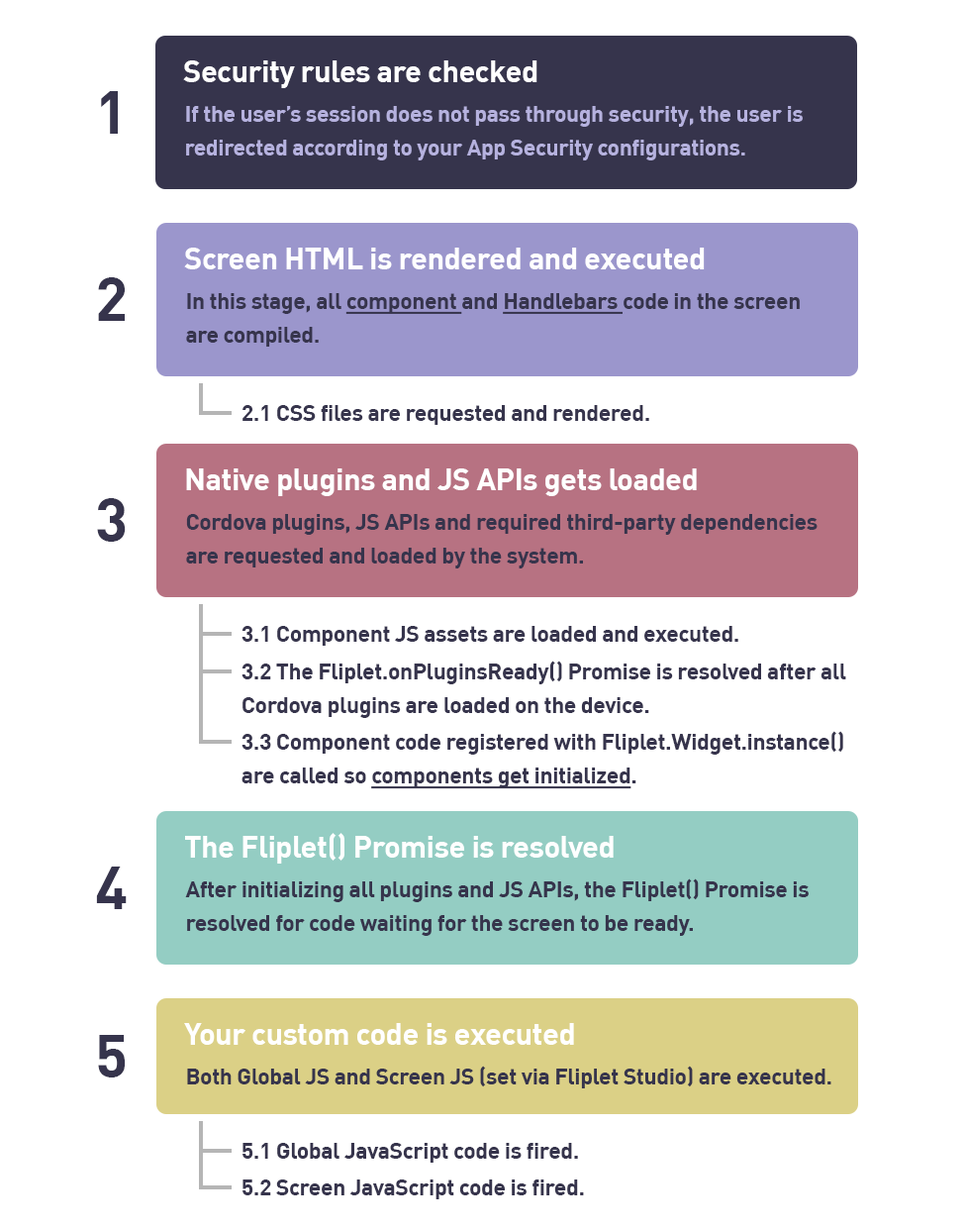
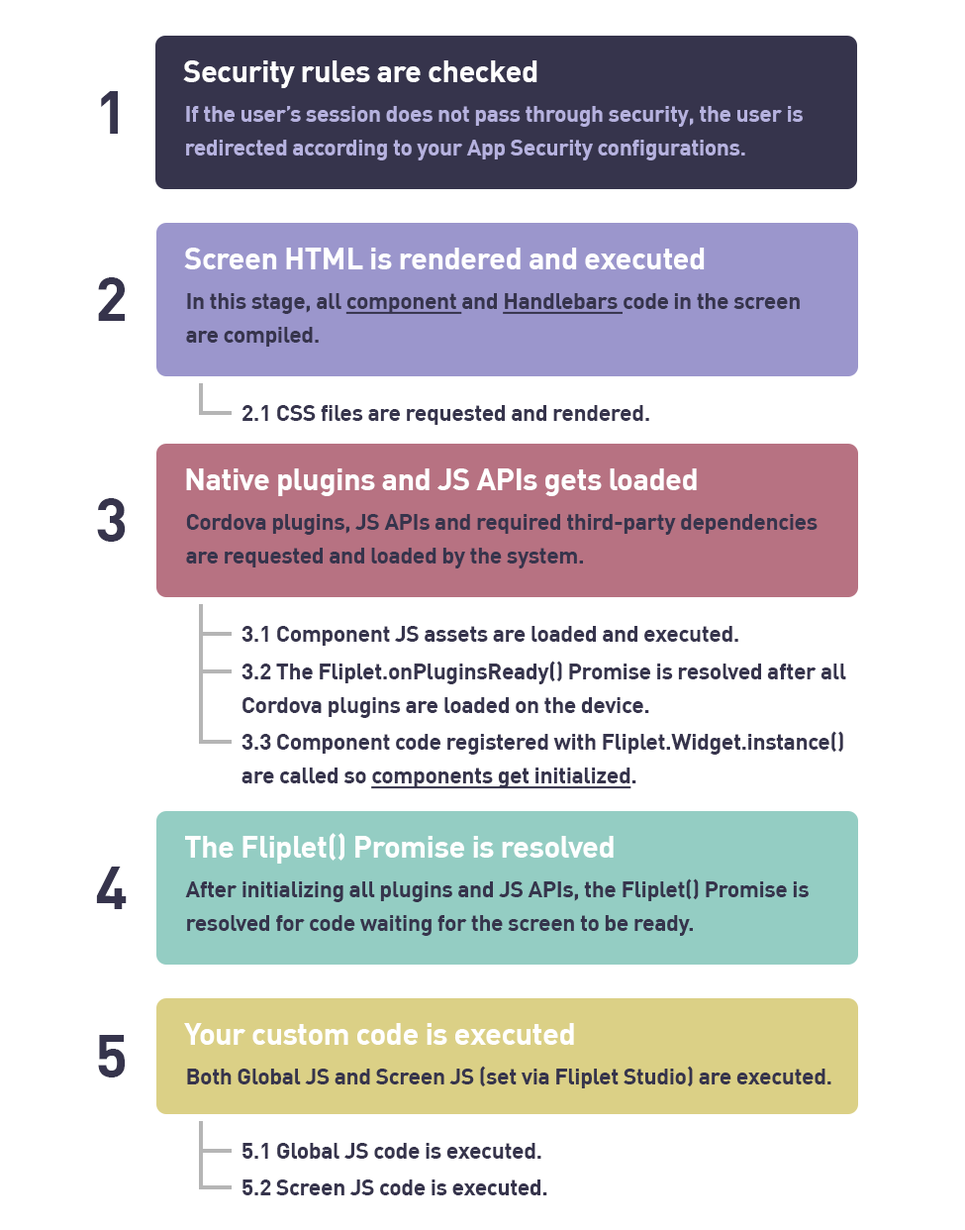
Layered file, before and after one edit (965 x 1230). Changes by layer:
renamed "5.2 Screen JavaScript code is fired." to "5.2 Screen JS code is executed.", painted on it over left=361, top=1179, right=585, bottom=1199
renamed "5.1 Global JavaScript code is fired." to "5.1 Global JS code is executed.", painted on it over left=355, top=1142, right=579, bottom=1163
